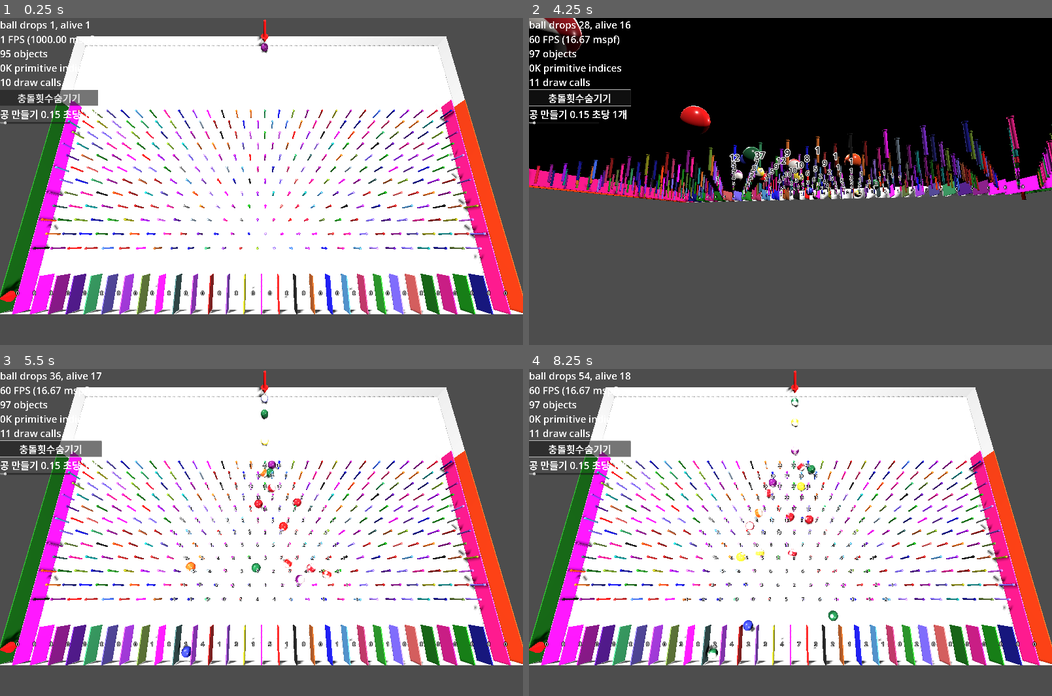
Above: before the commit, frames 1-4 (two rows, left to right).
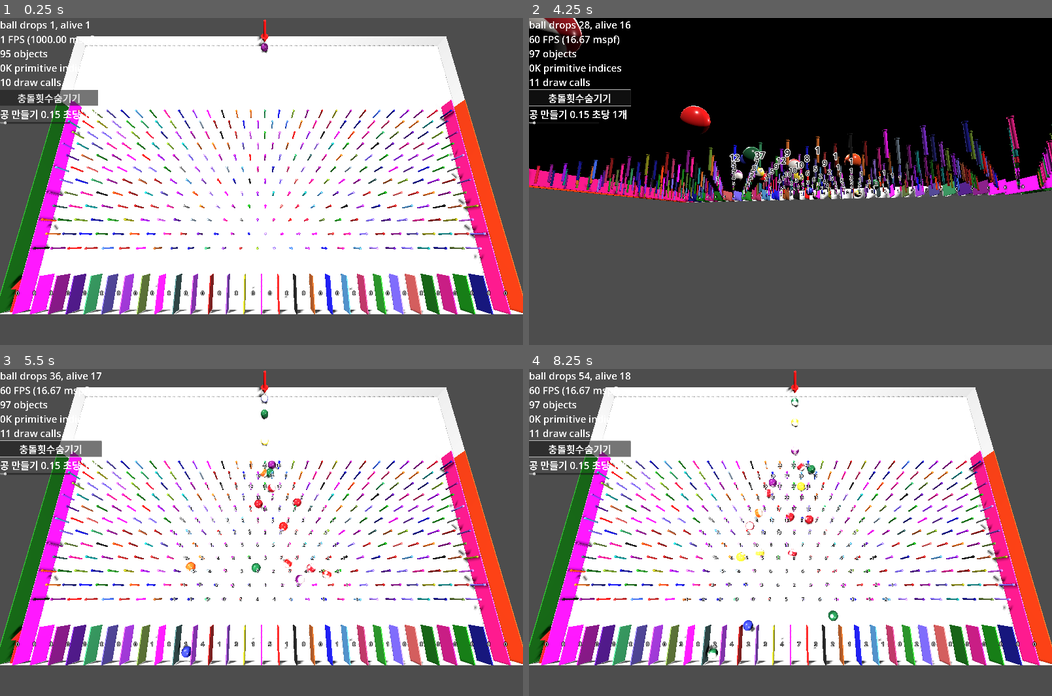
Above: after the commit, the same moments.

Repository: kasworld/gd4pinball
Game: Godot game, scene res://main.tscn
The game is run twice, just before and just after one commit, with the same random seed, the same clock (stepped at 60 frames per second) and the same inputs.
Inputs (mouse positions are in pixels of both pictures, inside the frame that each line leads up to):
- Up to frame 1 (0.25 s): no input
- Up to frame 2 (4.25 s): click "충돌횟수숨기기" at 0.5 s; click "충돌횟수보이기" at 1.25 s; tap Enter at 2, 2.1, 3.6 s; move the mouse to (905, 165) at 2.02 s; hold Right 2.03-2.78 s; click (905, 165) at 2.17 s; move the mouse to (685, 197) at 2.77 s; hold Left 2.78-3.53 s; tap 1 at 2.85 s; move the mouse to (842, 109) at 3.52 s; hold Right from 3.53 s (still down)
- Up to frame 3 (5.5 s): move the mouse to (235, 597) at 4.27 s; tap 1 at 4.35 s; click (235, 597) at 4.42 s; move the mouse to (418, 581) at 5.02 s; release Right at 5.03 s; hold Left from 5.03 s (still down); tap Enter at 5.1 s
- Up to frame 4 (8.25 s): move the mouse to (633, 483) at 5.77 s; tap 1 at 5.85, 7.35 s; move the mouse to (816, 532) at 6.52 s; tap Enter at 6.6, 8.1 s; click (816, 532) at 6.67 s; move the mouse to (712, 450) at 7.27 s; release Left at 7.28 s; hold Right from 7.28 s (still down); move the mouse to (905, 516) at 8.02 s

The runs differ from the first frame. In frame 1, 0.2% of the frame differs, in the area x 0-7%, y 78-90%; in frame 2, less than 0.1%; in frame 3, 0.2%; in frame 4, 0.2%.

Commit message:
update arrow3d

Diff:
--- a/arrow3d/arrow_3d.gd
+++ b/arrow3d/arrow_3d.gd
@@ -1,35 +1,27 @@
 extends Node3D
 class_name Arrow3D
 
-func init(l :float, co :Color, body_width :float, head_width :float, body_rate :float = 0.7) -> Arrow3D:
+func set_size(l :float, body_width :float, head_width :float, body_rate :float = 0.7) -> Arrow3D:
 	var head_rate := 1.0 - body_rate
 	var shift_rate := (head_rate-body_rate)/2
 
-	var mat := StandardMaterial3D.new()
-	mat.albedo_color = co
-
 	# body
-	var bodyMesh := CylinderMesh.new()
-	bodyMesh.height = l *body_rate
-	bodyMesh.bottom_radius = body_width
-	bodyMesh.top_radius = body_width
-	bodyMesh.radial_segments = clampi( int(body_width*2) , 64, 360)
-	bodyMesh.material = mat
-	$Body.mesh = bodyMesh
+	$Body.mesh.height = l *body_rate
+	$Body.mesh.bottom_radius = body_width
+	$Body.mesh.top_radius = body_width
+	$Body.mesh.radial_segments = clampi( int(body_width*2) , 64, 360)
 	$Body.position = Vector3(0,-l*body_rate/2-shift_rate*l,0)
 
 	# head
-	var headMesh := CylinderMesh.new()
-	headMesh.height = l *head_rate
-	headMesh.bottom_radius = head_width
-	headMesh.top_radius = 0
-	headMesh.radial_segments = clampi( int(head_width*2) , 64, 360)
-	headMesh.material = mat
-	$Head.mesh = headMesh
+	$Head.mesh.height = l *head_rate
+	$Head.mesh.bottom_radius = head_width
+	$Head.mesh.top_radius = 0
+	$Head.mesh.radial_segments = clampi( int(head_width*2) , 64, 360)
 	$Head.position = Vector3(0,l*head_rate/2-shift_rate*l,0)
 
 	return self
 
-func 색바꾸기(co :Color) -> void:
+func set_color(co :Color) -> Arrow3D:
 	$Body.mesh.material.albedo_color = co
 	$Head.mesh.material.albedo_color = co
+	return self
--- a/arrow3d/arrow_3d.tscn
+++ b/arrow3d/arrow_3d.tscn
@@ -1,10 +1,27 @@
-[gd_scene load_steps=2 format=3 uid="uid://c8npqlgeyy3xa"]
+[gd_scene load_steps=6 format=3 uid="uid://c8npqlgeyy3xa"]
 
 [ext_resource type="Script" uid="uid://bsay8ghokgijt" path="res://arrow3d/arrow_3d.gd" id="1_v14xl"]
+
+[sub_resource type="StandardMaterial3D" id="StandardMaterial3D_qickl"]
+
+[sub_resource type="CylinderMesh" id="CylinderMesh_h4ipo"]
+material = SubResource("StandardMaterial3D_qickl")
+top_radius = 0.0
+
+[sub_resource type="StandardMaterial3D" id="StandardMaterial3D_ct3x0"]
+
+[sub_resource type="CylinderMesh" id="CylinderMesh_oc4q6"]
+material = SubResource("StandardMaterial3D_ct3x0")
+top_radius = 0.2
+bottom_radius = 0.2
 
 [node name="Arrow3D" type="Node3D"]
 script = ExtResource("1_v14xl")
 
+[node name="Head" type="MeshInstance3D" parent="."]
+transform = Transform3D(1, 0, 0, 0, 1, 0, 0, 0, 1, 0, 1, 0)
+mesh = SubResource("CylinderMesh_h4ipo")
+
 [node name="Body" type="MeshInstance3D" parent="."]
-
-[node name="Head" type="MeshInstance3D" parent="."]
+transform = Transform3D(1, 0, 0, 0, 1, 0, 0, 0, 1, 0, -1, 0)
+mesh = SubResource("CylinderMesh_oc4q6")
--- a/main.gd
+++ b/main.gd
@@ -6,9 +6,9 @@
 
 func _ready() -> void:
 	dark_colors = NamedColorList.make_dark_color_list(0.5)
-	$Arrow3DDrop.init(Config.BallRadius*6,Color.RED,Config.BallRadius/3,Config.BallRadius)
+	$Arrow3DDrop.set_color(Color.RED).set_size(Config.BallRadius*6,Config.BallRadius/3,Config.BallRadius)
 	$Arrow3DDrop.position = Vector3(Config.WorldSize.x/2 + 0.25, Config.BallRadius*5, Config.BallRadius*1)
-	$Arrow3DShootLeft.init(Config.BallRadius*6,Color.RED,Config.BallRadius/3,Config.BallRadius)
+	$Arrow3DShootLeft.set_color(Color.RED).set_size(Config.BallRadius*6,Config.BallRadius/3,Config.BallRadius)
 	$Arrow3DShootLeft.position = Vector3(0.5, Config.WorldSize.y/2, Config.WorldSize.z - Config.BallRadius*3)
 
 	reset_camera_pos()
--- a/main.tscn
+++ b/main.tscn
@@ -71,6 +71,7 @@
 transform = Transform3D(1, 0, 0, 0, -1, 8.74228e-08, 0, -8.74228e-08, -1, 0, 0, 0)
 
 [node name="Arrow3DShootLeft" parent="." instance=ExtResource("3_1bvp3")]
+transform = Transform3D(1, 0, 0, 0, -4.37114e-08, 1, 0, -1, -4.37114e-08, 0, 0, 0)
 
 [connection signal="pressed" from="왼쪽패널/충돌횟수보이기" to="." method="_on_충돌횟수보이기_pressed"]
 [connection signal="value_changed" from="왼쪽패널/Label/생성속도" to="." method="_on_생성속도_value_changed"]
